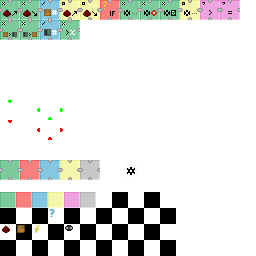
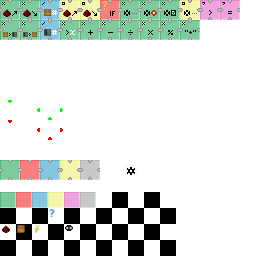
Layer changes from the first 256 × 256 image to the second:
painted on "icons.png" over (x1=80, y1=20, x2=200, y2=40)
